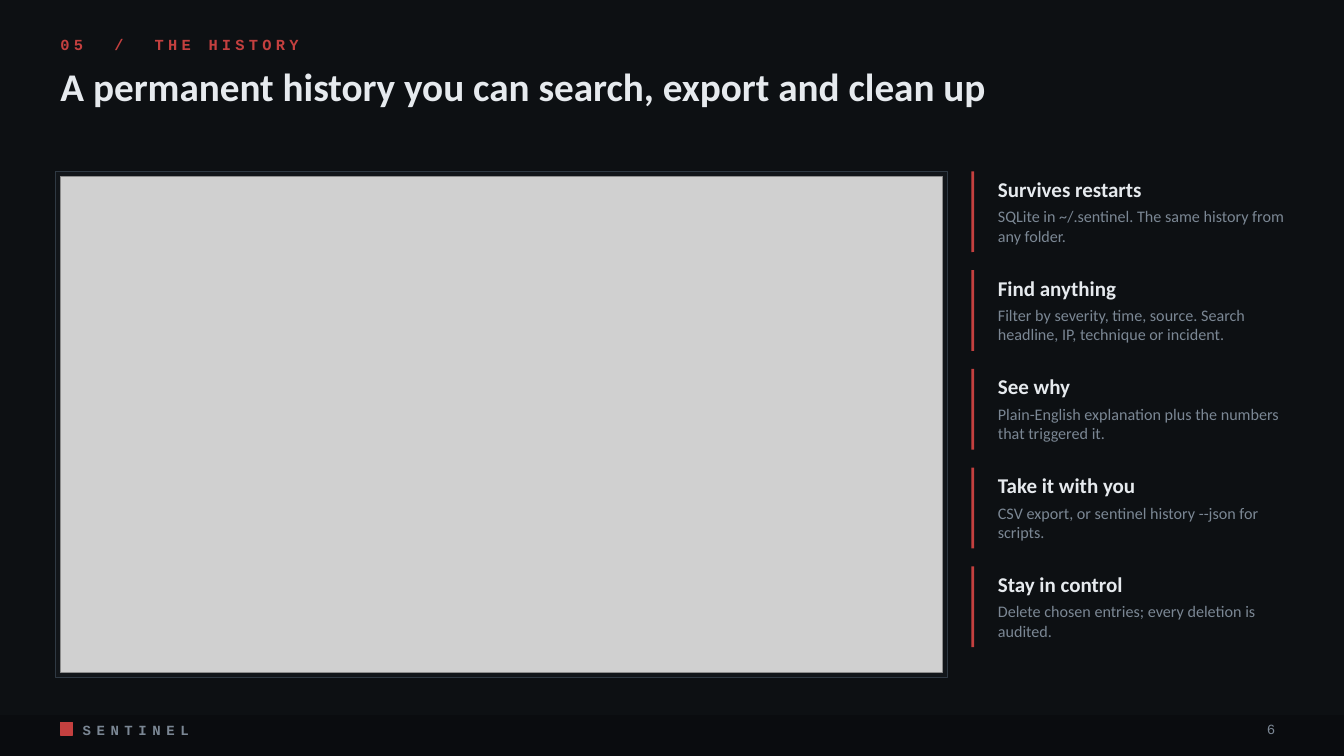
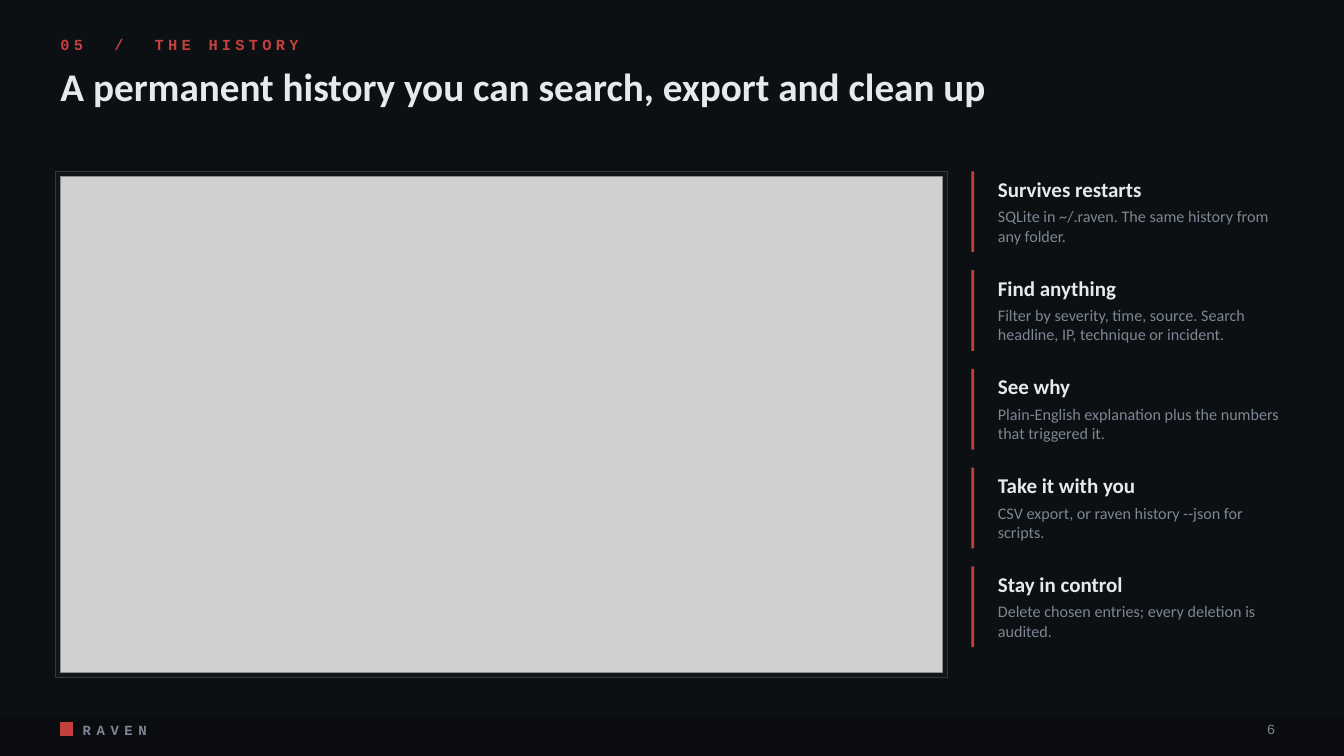
Before and after one commit to MRX-72/Hackt0b3r, a slide deck: slide 6 of docs/pitch/Raven_Pitch.pptx. Drawn at 1344x756 pixels with LibreOffice and Linux fonts; fonts in the diff are those of the drawing; grey boxes stand for pictures. Boxes give left, top, right and bottom in pixels: in the first picture for what was removed or moved away, otherwise in the second. Text is boxed around its words. In the diff, an @@ line names an element or a change of style, - is before the commit and + after.

Commit message:
Pitch deck: Raven branding, fresh console screenshots, updated test counts

```diff
--- a/docs/pitch/Raven_Pitch.pptx
+++ b/docs/pitch/Raven_Pitch.pptx
@@ text at (998,211,1269,245): text changed @@
-SQLite in ~/.sentinel. The same history from any folder.
+SQLite in ~/.raven. The same history from any folder.
@@ text at (998,508,1243,541): text changed @@
-CSV export, or sentinel history --json for scripts.
+CSV export, or raven history --json for scripts.
@@ text at (83,726,147,735): text changed @@
-SENTINEL
+RAVEN
```
Also in this commit, not shown: 18 other slides changed, 7 other files.
